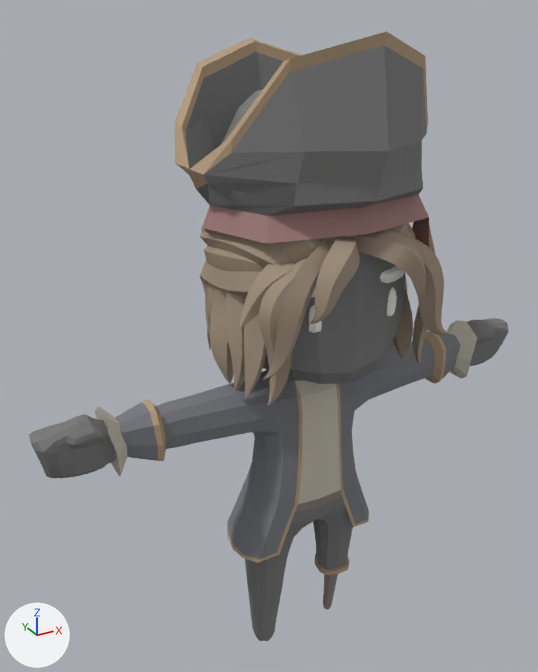
The glTF model client/public/assets/characters/Pirate_Female.glb: old version first, new version second.
Before and after are seen from a 50 mm camera at (-0.543, -0.874, 1.021) aimed at (-0.033, 0.054, 0.557). The axes (+X, +Y, +Z) are drawn at lower left. The lights are the same throughout. The older version comes first. Where no turn or scale is listed for an object, it has been applied to the vertices. Vertices at exactly the same position are counted once.

The first picture shows 'Body'.
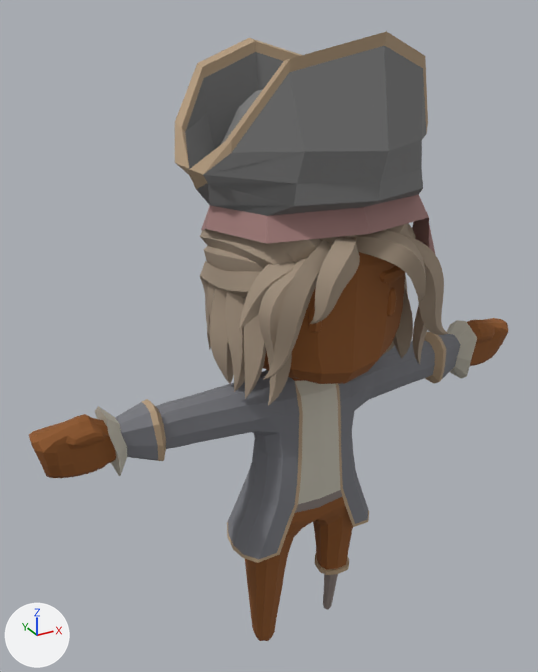
The change in detail:
me_mesh_0 has 4835 vertices, 9452 faces and spans x -0.414..0.414, y -0.171..0.184, z -0.005..0.998.
me_mesh_0 is used by ob_body; location (0.0, 0.0, 0.0).
me_mesh_0 part 1: 1180 faces centred in x -0.413..0.413, y -0.124..0.124, z -0.003..0.792 are repainted in the vertex colours; the middle colour goes from grey #797979 to brown #8d5524.
me_mesh_0 part 2: 320 faces centred in x -0.092..0.092, y -0.127..-0.1, z 0.632..0.704 are repainted in the vertex colours; the middle colour goes from white #fffff9 to brown #925826.

Where the change shows, as pixel boxes [x1, y1, x2, y2] in the pictures (538 x 672 px):
part 1 of me_mesh_0, recoloured: [29, 252, 509, 641] in both
part 2 of me_mesh_0, recoloured: [309, 266, 405, 333] in both
